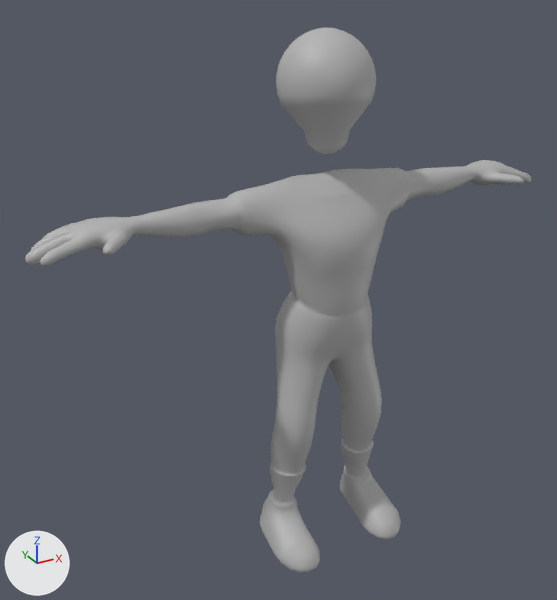
A saved change to the FBX model Assets/Models/Kevin/enemy racers/lamphoofd.fbx.
One viewpoint serves both versions: a camera (50 mm lens) standing at (-0.038, -0.0246, 0.0239) and looking at (-0.0238, 0.0011, 0.011). Every picture has the same lights, and +X, +Y and +Z are marked at lower left. Where no turn or scale is listed for an object, it has been applied to the vertices.

Before the edit, the objects in view are built like this:
```python
me_mesh = bpy.data.meshes.new('Mesh')
me_mesh.from_pydata(...)  # 4228 vertices, 4226 faces; spans x -0.0116..0.0116, y -0.0026..0.0024, z -0.0004..0.0162
me_mesh.materials.append(mat_lambert1)  # grey #b3b3b3
me_mesh_001 = bpy.data.meshes.new('Mesh.001')
me_mesh_001.from_pydata(...)  # 482 vertices, 512 faces; spans x -0.00183..0.00189, y -0.00167..0.00216, z 0.0..0.00459
me_mesh_001.materials.append(mat_lambert1)  # grey #b3b3b3
ob_enemy_racer_meisje_2 = bpy.data.objects.new('enemy_racer_meisje_2', me_mesh)
ob_enemy_racer_meisje_2.location = (-0.02208, 0.0, 0.00004)
ob_lamphoofd_group1245 = bpy.data.objects.new('lamphoofd_Group1245', me_mesh_001)
ob_lamphoofd_group1245.location = (-0.02211, 0.00036, 0.01705)
```
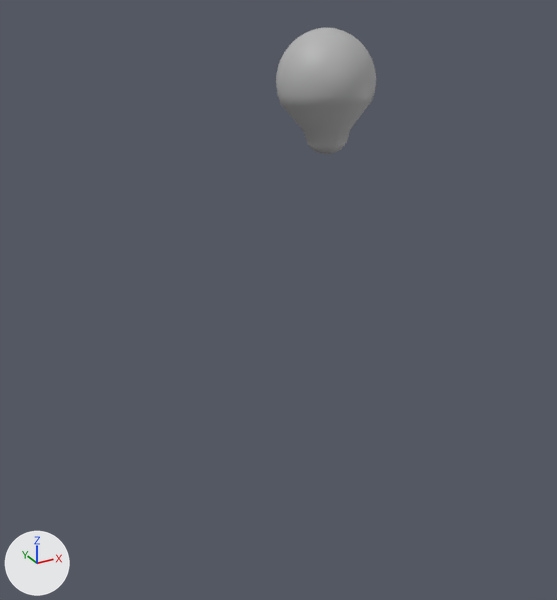
The newer file is also turned or shifted as a whole; pictures and numbers use the older file's frame.

Boxes [x1, y1, x2, y2] around the edits, measured in the pictures (557 x 600 px):
'enemy_racer_meisje_2', deleted: before [25, 160, 531, 572]

The change, as a diff of the scene's bpy script:
```diff
--- a/Assets/Models/Kevin/enemy racers/lamphoofd.fbx.py
+++ b/Assets/Models/Kevin/enemy racers/lamphoofd.fbx.py
@@ ob_enemy_racer_meisje_2 @@
-ob_enemy_racer_meisje_2 = bpy.data.objects.new('enemy_racer_meisje_2', me_mesh)
-ob_enemy_racer_meisje_2.location = (-0.02208, 0.0, 0.00004)
```
